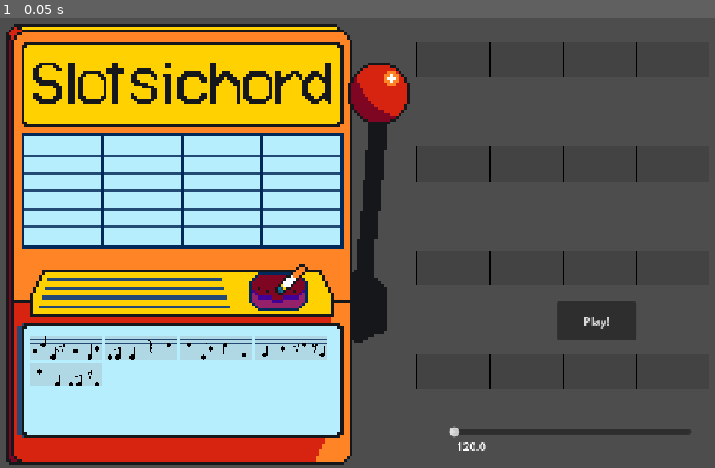
Above: before the commit, frame 1.
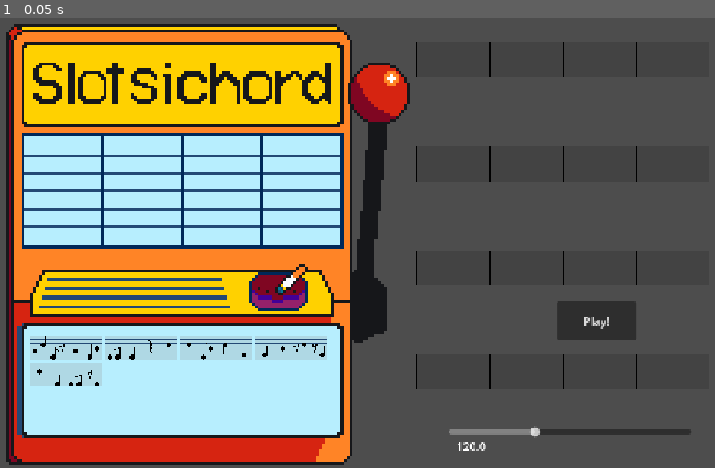
Above: after the commit, the same moment.

Repository: twhassall/slotsichord
Game: Godot game, scene res://scenes/actualScreens/MainScreen.tscn
Same seed, same stepped clock (60 frames per second), same inputs: the game is played once before the commit and once after it.
Inputs:
- Up to frame 1 (0.05 s): no input

The runs differ from the first frame. In frame 1, 0.2% of the frame differs, in the area x 62-76%, y 90-94%.

Commit message:
better bar dragging mechanics - swap and replace on arrangment, clone from slot machine

Diff:
--- a/scripts/BarArea.gd
+++ b/scripts/BarArea.gd
@@ -24,5 +24,9 @@
 	var ghost = duplicate()
 	set_drag_preview(ghost)
 
-	#give data
-	return data
+	#give data - now as dict so we can check where it came from
+	#that way we can have different behaviour dragging from machine vs arrangement area
+	return {
+		"bar_data": bar_data,
+		"source_bar": self,
+	}
--- a/scripts/arrangement_area.gd
+++ b/scripts/arrangement_area.gd
@@ -4,6 +4,7 @@
 
 @onready var lines_container = $Lines
 @onready var bpm_label = $BPMSlider/BPMLabel
+@onready var bpm_slider = $BPMSlider
 var slots = []
 
 func _ready():
@@ -34,6 +35,8 @@
 		#add a ref to all the slots so we can play through them all
 		slots.append(line_slots)
 
+		bpm_slider.value = MusicLibrary.bpm
+
 func play_all_bars():
 	for line in slots:
 		for bit in  line:
--- a/scripts/bar_slot.gd
+++ b/scripts/bar_slot.gd
@@ -5,11 +5,30 @@
 	return true
 	#copy the bar data
 func _drop_data(at_position, data):
+
+
+	var bar_data = data["bar_data"]
+	var came_from_bar = data["source_bar"]
+	var parent_type = came_from_bar.get_parent()
+
+	print("drop data: ",data)
+	print("bar data: ", bar_data)
+	print("came from bar: ", came_from_bar)
+
+	# clear any bar already in this slot
+	_clear_existing_bar()
+
+	#if we are dragging from a slot then we are moving, so remove it from that vbar
+	if parent_type.has_method("_drop_data"):
+		came_from_bar.queue_free()
+
 	var barDisplay = load("res://scenes/subScenes/BarArea.tscn")
 	var thisBar = barDisplay.instantiate()
 	add_child(thisBar)
-	thisBar.set_bar(data)
-	thisBar.set_textures(MusicLibrary.bar_to_sprites(data))
+	#otherwise we cant drop things on top becuase the bar blocks it
+	thisBar.mouse_filter = Control.MOUSE_FILTER_PASS
+	thisBar.set_bar(bar_data)
+	thisBar.set_textures(MusicLibrary.bar_to_sprites(bar_data))
 
 #cant find a way to check if the child is specifically a BarDisplay
 #so just checking for a method we know barDisplay has
@@ -18,3 +37,10 @@
 		if child.has_method("set_bar"):
 			return child.bar_data
 	return []
+
+
+	#when we drop a bar, also clear the slot
+func _clear_existing_bar():
+	for slot in get_children():
+		if slot.has_method("set_bar"):
+			slot.queue_free()
--- a/scripts/musiclibrary.gd
+++ b/scripts/musiclibrary.gd
@@ -124,9 +124,11 @@
 		return "quav_" + note_to_sprite_name(beat[0][0]) + note_to_sprite_name(beat[1][0])
 
 #call the list from here always
-func bar_to_sprites(bar):
+func bar_to_sprites(bar_data):
+
 	var sprites = []
-	for beat in bar:
+	for beat in bar_data:
+		print("beat:",beat)
 		var key = beat_to_key(beat)
 		sprites.append(beat_sprites[key])
 	return sprites
